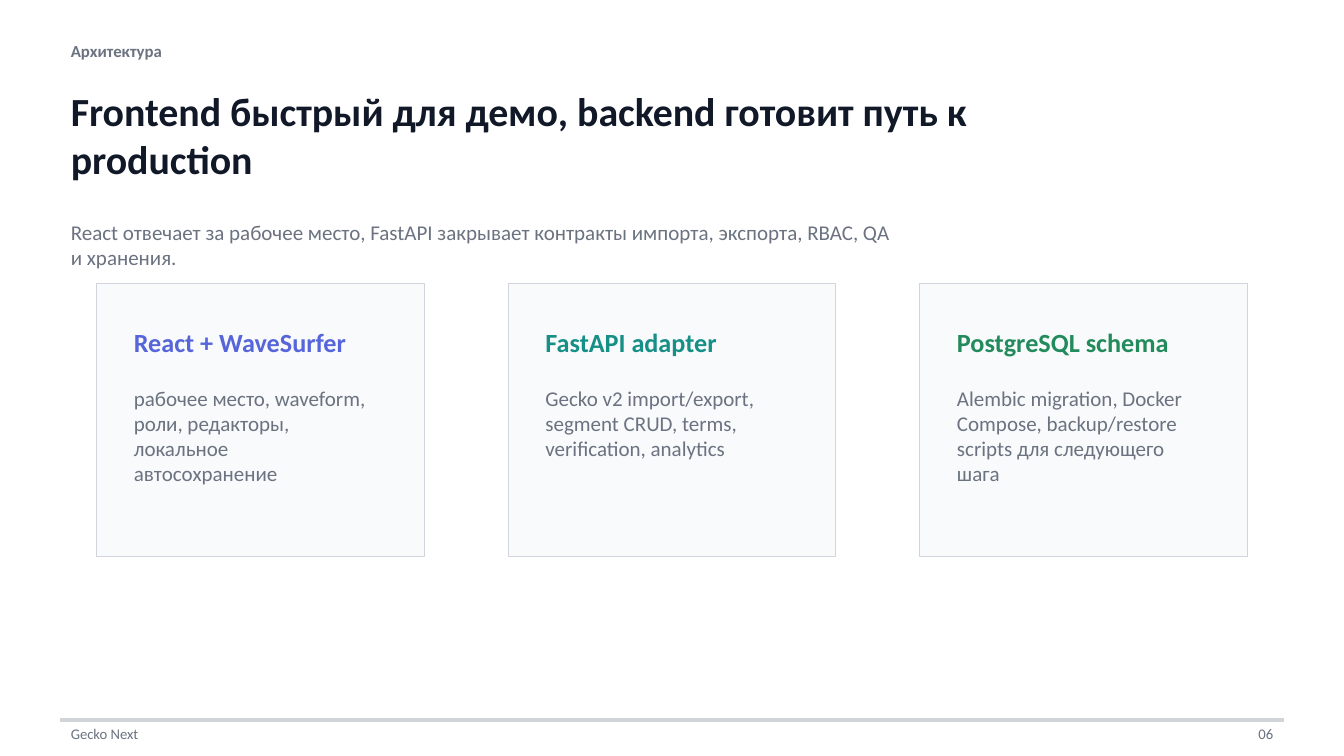
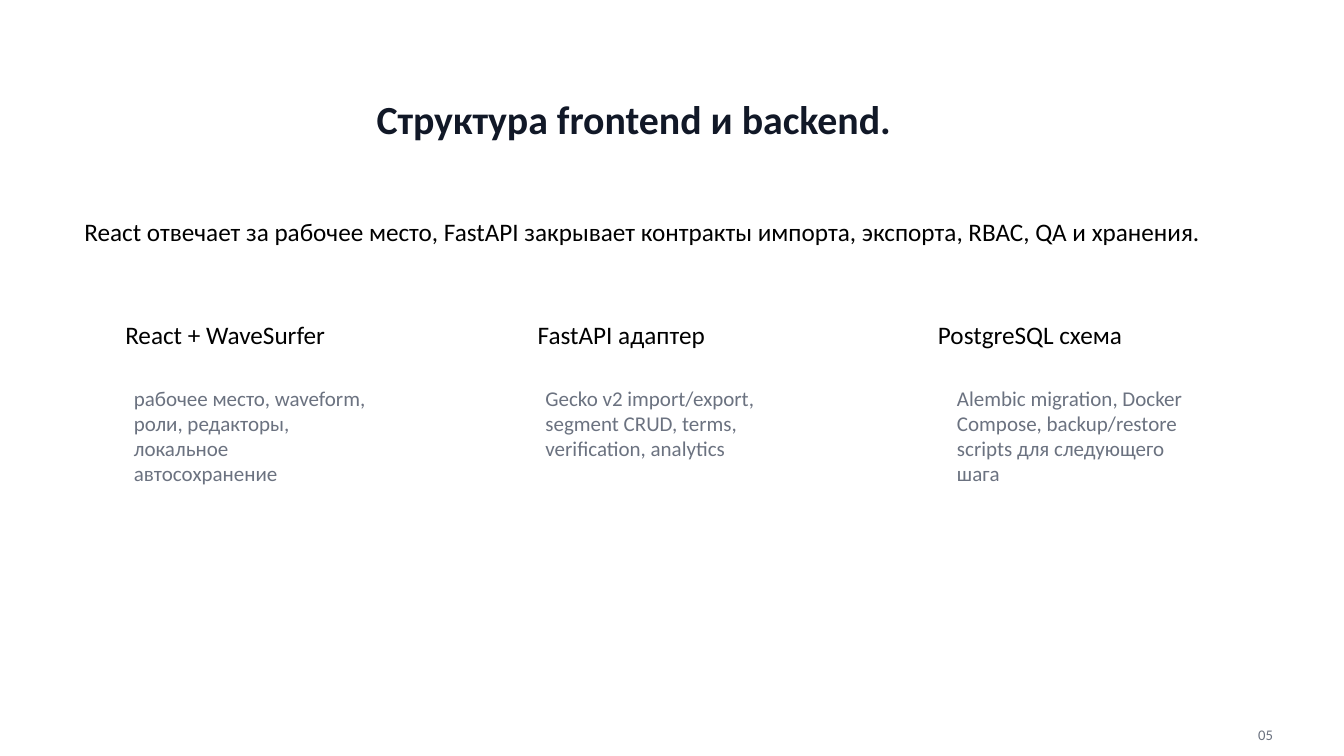
Before and after one commit to morgan11d/gecko-next, a slide deck: slide 5 of deliverables/gecko-next-defense-presentation.pptx (slide 6 before the commit). Drawn at 1344x756 pixels with LibreOffice and Linux fonts; fonts in the diff are those of the drawing. Boxes give left, top, right and bottom in pixels: in the first picture for what was removed or moved away, otherwise in the second. Text is boxed around its words. In the diff, an @@ line names an element or a change of style, - is before the commit and + after.

```diff
--- a/deliverables/gecko-next-defense-presentation.pptx
+++ b/deliverables/gecko-next-defense-presentation.pptx
@@ text removed at (71, 46, 162, 60) @@
-Архитектура
@@ text at (377, 106, 891, 141): text changed @@
-Frontend быстрый для демо, backend готовит путь к production
+Структура frontend и backend.
@@ text "React отвечает за рабочее место, ...": place and size @@
-text "React отвечает за рабочее место, ..." at (71, 226, 889, 269)
+text "React отвечает за рабочее место, ..." at (84, 224, 1200, 245)
@@ text "React отвечает за рабочее место, ..." at (84, 224, 1200, 245): size 15 to 18 pt, text colour #6B7280 to #000000 @@
@@ rectangle removed at (97, 283, 424, 557) @@
@@ rectangle removed at (508, 283, 836, 557) @@
@@ rectangle removed at (920, 283, 1247, 557) @@
@@ text "React + WaveSurfer": place and size @@
-text "React + WaveSurfer" at (134, 334, 346, 352)
+text "React + WaveSurfer" at (125, 326, 325, 345)
@@ text "React + WaveSurfer" at (125, 326, 325, 345): size 18.8 to 18 pt, text colour #5665D9 to #000000, bold off @@
@@ text at (538, 327, 705, 348): text changed; size 18.8 to 18 pt; text colour #168F86 to #000000; bold off @@
-FastAPI adapter
+FastAPI адаптер
@@ text at (938, 327, 1122, 349): text changed; size 18.8 to 18 pt; text colour #238B5B to #000000; bold off @@
-PostgreSQL schema
+PostgreSQL схема
@@ rectangle removed at (60, 718, 1282, 721) @@
@@ text removed at (71, 729, 139, 739) @@
-Gecko Next
@@ text at (1258, 730, 1273, 740): text changed @@
-06
+05
```
Also in this commit, not shown: 5 other slides changed, 1 slide added, 4 slides removed.
